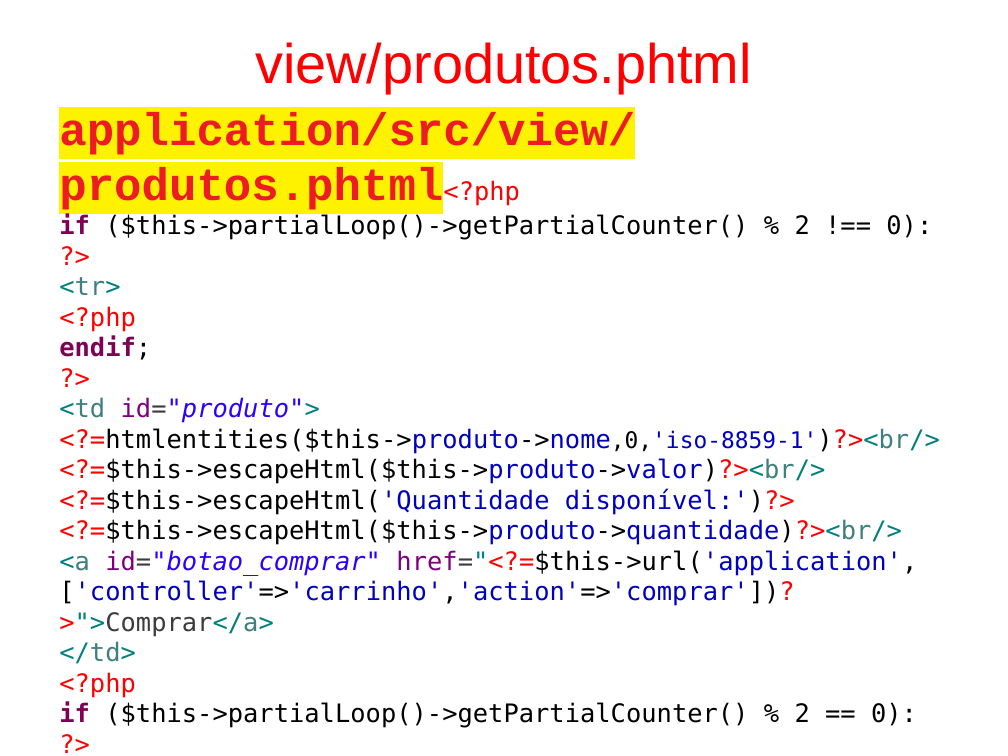
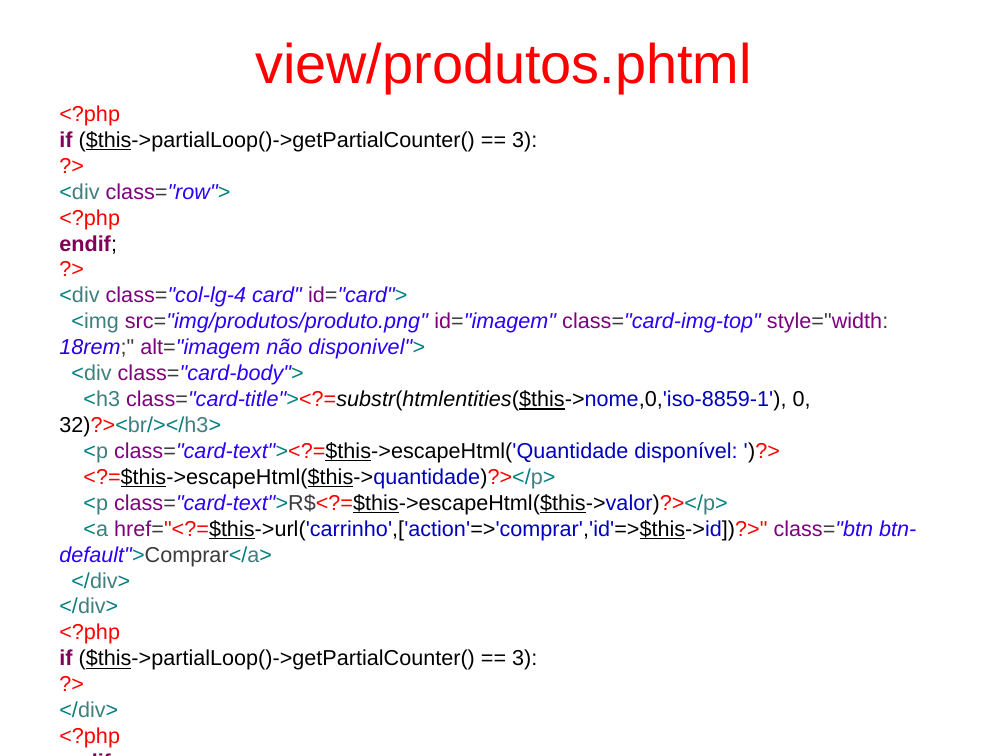
Before and after one commit to fgsl/lojasacme, a slide deck: slide 66 of docs/tutorial.odp (slide 61 before the commit). Drawn at 1008x756 pixels with LibreOffice and Linux fonts; fonts in the diff are those of the drawing. Boxes give left, top, right and bottom in pixels: in the first picture for what was removed or moved away, otherwise in the second. Text is boxed around its words. In the diff, an @@ line names an element or a change of style, - is before the commit and + after.

```diff
--- a/docs/tutorial.odp
+++ b/docs/tutorial.odp
@@ text at (59,105,537,152): text changed; size 20 to 17 pt; font DejaVu Sans Mono to Arial @@
-application/src/view/produtos.phtml<?php
-if ($this->partialLoop()->getPartialCounter() % 2 !== 0):
+<?php
+if ($this->partialLoop()->getPartialCounter() == 3):
@@ text at (59,183,231,200): text changed; size 20 to 17 pt; font DejaVu Sans Mono to Arial; text colour #008080 to #7F007F @@
-<tr>
+<div class="row">
@@ text at (59,209,120,748): size 20 to 17 pt, font DejaVu Sans Mono to Arial in "?>", "<?php", "endif;", "?>" and 5 more places @@
@@ text at (59,286,916,614): text changed; size 20 to 17 pt; font DejaVu Sans Mono to Arial; text colour #0000C0 to #2A00FF @@
-<td id="produto">
-<?=htmlentities($this->produto->nome,0,'iso-8859-1')?><br/>
-<?=$this->escapeHtml($this->produto->valor)?><br/>
-<?=$this->escapeHtml('Quantidade disponível:')?>
-<?=$this->escapeHtml($this->produto->quantidade)?><br/>
-<a id="botao_comprar" href="<?=$this->url('application',['controller'=>'carrinho','action'=>'comprar'])?>">Comprar</a>
-</td>
+<div class="col-lg-4 card" id="card">
+<img src="img/produtos/produto.png" id="imagem" class="card-img-top" style="width: 18rem;" alt="imagem não disponivel">
+<div class="card-body">
+<h3 class="card-title"><?=substr(htmlentities($this->nome,0,'iso-8859-1'), 0, 32)?><br/></h3>
+<p class="card-text"><?=$this->escapeHtml('Quantidade disponível: ')?>
+<?=$this->escapeHtml($this->quantidade)?></p>
+<p class="card-text">R$<?=$this->escapeHtml($this->valor)?></p>
+<a href="<?=$this->url('carrinho',['action'=>'comprar','id'=>$this->id])?>" class="btn btn-default">Comprar</a>
+</div>
+</div>
@@ text at (59,649,537,670): text changed; size 20 to 17 pt; font DejaVu Sans Mono to Arial @@
-if ($this->partialLoop()->getPartialCounter() % 2 == 0):
+if ($this->partialLoop()->getPartialCounter() == 3):
@@ text at (59,701,118,718): text changed; size 20 to 17 pt; font DejaVu Sans Mono to Arial @@
-</tr>
+</div>
```
Also in this commit, not shown: 23 other slides changed, 52 slides added, 18 slides removed.
